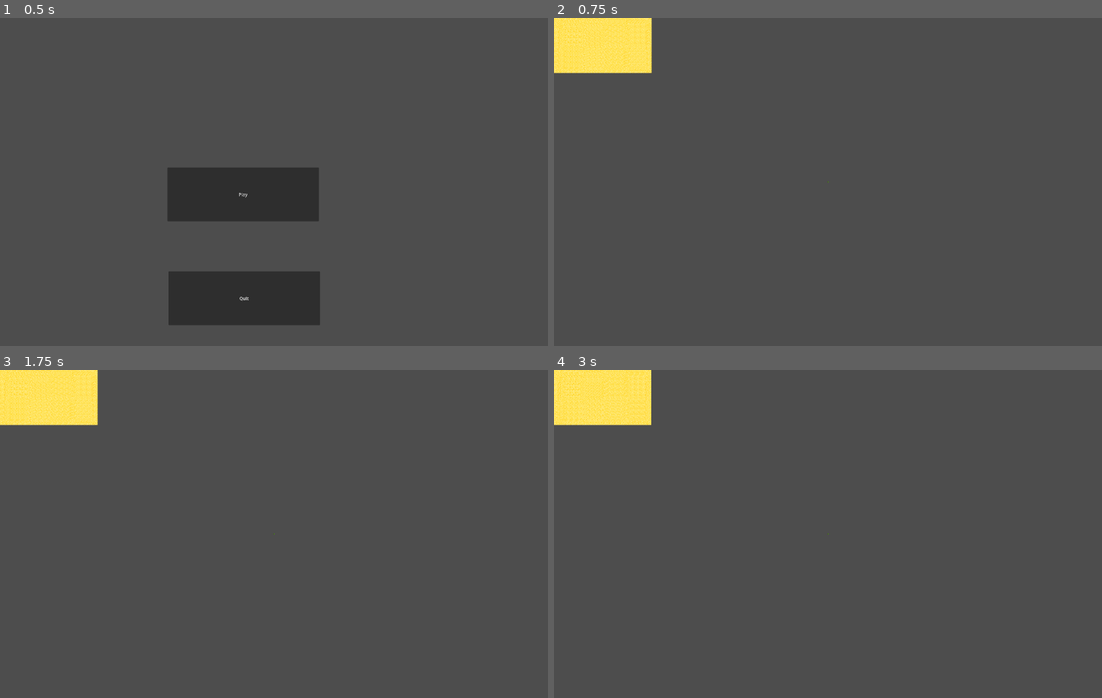
Above: before the commit, frames 1-4 (two rows, left to right).
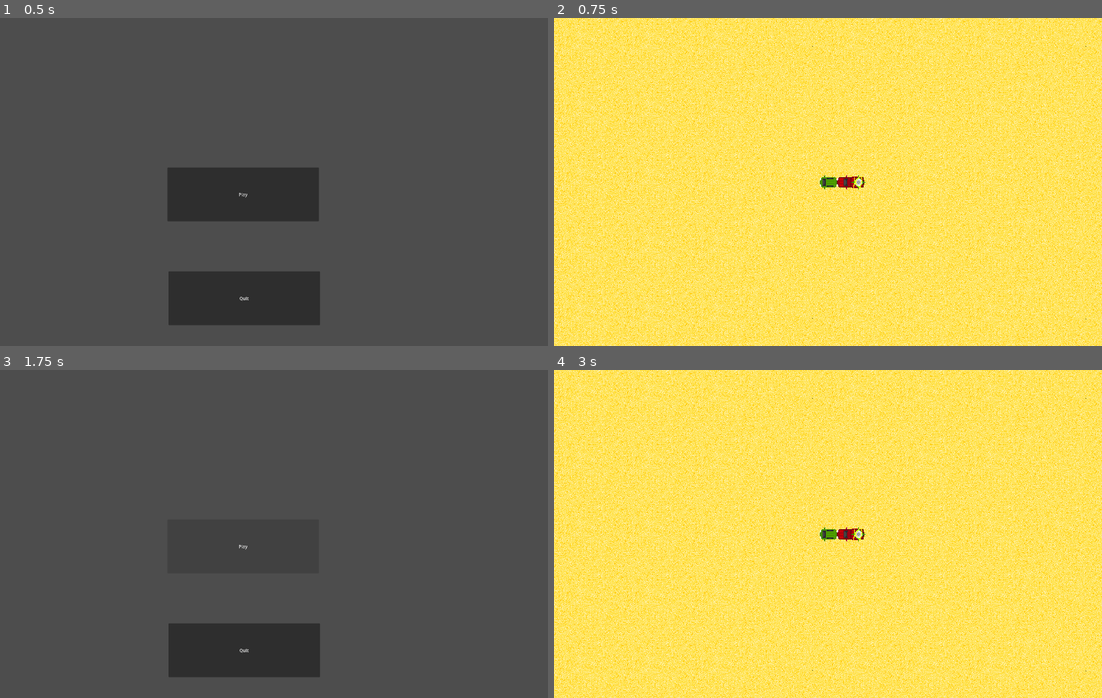
Above: after the commit, the same moments.

Repository: Involuta/ShrinkyDisk
Game: Godot game, scene res://UI/main_menu.tscn
Two runs of this game, one before a commit and one after it. Both use one fixed random seed, a clock stepped at 60 frames per second and the inputs below.
Inputs (mouse positions are in pixels of both pictures, inside the frame that each line leads up to):
- Up to frame 1 (0.5 s): no input
- Up to frame 2 (0.75 s): click "Play" at 0.5 s
- Up to frame 3 (1.75 s): tap Enter at 1.25 s; hold D (TurnRight) from 1.28 s (still down); hold H (SecretBoost) from 1.28 s (still down)
- Up to frame 4 (3 s): release D (TurnRight) at 2 s; release H (SecretBoost) at 2 s; click (795, 547) at 2 s, where only the run after the commit has a clickable "Play"; tap Space at 2.75 s; hold S (Reverse) from 2.78 s (still down); tap H (SecretBoost) at 2.85 s

Frame 1 is identical in both runs. In frame 2, 98% of the frame differs, in the area x 0-100%, y 0-100%; in frame 3, 7.5%; in frame 4, 99%.

Commit message:
Added Truck
Created Truck scene. You can touch the truck, and a response will occur, but the truck doesn't do anything yet.

Diff:
--- a/ShrinkyDisk/DriveLevel/drive_level.tscn
+++ b/ShrinkyDisk/DriveLevel/drive_level.tscn
@@ -1,6 +1,7 @@
-[gd_scene load_steps=4 format=3 uid="uid://cwhd8f1hhlh5v"]
+[gd_scene load_steps=5 format=3 uid="uid://cwhd8f1hhlh5v"]
 
 [ext_resource type="PackedScene" uid="uid://ct0460ejyxucf" path="res://Minivan/minivan.tscn" id="1_m8f4s"]
+[ext_resource type="PackedScene" uid="uid://dlwhvdx4342au" path="res://Truck/truck.tscn" id="2_crsth"]
 [ext_resource type="PackedScene" uid="uid://dlp85y16gr63d" path="res://Ground/ground.tscn" id="2_e6yxi"]
 [ext_resource type="PackedScene" uid="uid://bsflj5nft70uc" path="res://Void/void.tscn" id="3_x653f"]
 
@@ -11,6 +12,9 @@
 z_index = 10
 motion_mode = 0
 
+[node name="Truck" parent="." instance=ExtResource("2_crsth")]
+position = Vector2(56, 1)
+
 [node name="Ground" parent="." instance=ExtResource("2_e6yxi")]
 
 [node name="Void" parent="." instance=ExtResource("3_x653f")]
--- a/ShrinkyDisk/Minivan/PlayerMovement.gd
+++ b/ShrinkyDisk/Minivan/PlayerMovement.gd
@@ -39,6 +39,10 @@
 
 
 func _on_hurtbox_body_entered(body):
+	if "Truck" in body.name:
+		print("You win!")
+		await get_tree().create_timer(1).timeout
+		die()
 	if "VoidSegment" in body.name and !invincible:
 		set_physics_process(false)
 		anim.play("Fall")
--- a/ShrinkyDisk/Minivan/minivan.tscn
+++ b/ShrinkyDisk/Minivan/minivan.tscn
@@ -171,12 +171,12 @@
 }
 
 [node name="Minivan" type="CharacterBody2D"]
-collision_mask = 2
+collision_mask = 3
 motion_mode = 1
 script = ExtResource("1_ida1u")
 
 [node name="Camera2D" type="Camera2D" parent="."]
-zoom = Vector2(0.2, 0.2)
+zoom = Vector2(2.5, 2.5)
 
 [node name="CollisionShape2D" type="CollisionShape2D" parent="."]
 position = Vector2(0.5, 0)
@@ -185,7 +185,7 @@
 [node name="Hurtbox" type="Area2D" parent="."]
 position = Vector2(2.5, -6.97574e-16)
 collision_layer = 0
-collision_mask = 2
+collision_mask = 3
 collision_priority = 10.0
 
 [node name="CollisionShape2D" type="CollisionShape2D" parent="Hurtbox"]
--- /dev/null
+++ b/ShrinkyDisk/Truck/truck.tscn
@@ -0,0 +1,67 @@
+[gd_scene load_steps=6 format=3 uid="uid://dlwhvdx4342au"]
+
+[ext_resource type="Texture2D" uid="uid://8c1ceqf1td0r" path="res://Truck/Truck.png" id="1_87vgm"]
+
+[sub_resource type="Animation" id="Animation_84w5l"]
+resource_name = "Drive"
+tracks/0/type = "value"
+tracks/0/imported = false
+tracks/0/enabled = true
+tracks/0/path = NodePath(".:animation")
+tracks/0/interp = 1
+tracks/0/loop_wrap = true
+tracks/0/keys = {
+"times": PackedFloat32Array(0),
+"transitions": PackedFloat32Array(1),
+"update": 1,
+"values": [&"Drive"]
+}
+tracks/1/type = "value"
+tracks/1/imported = false
+tracks/1/enabled = true
+tracks/1/path = NodePath(".:frame")
+tracks/1/interp = 1
+tracks/1/loop_wrap = true
+tracks/1/keys = {
+"times": PackedFloat32Array(0),
+"transitions": PackedFloat32Array(1),
+"update": 1,
+"values": [0]
+}
+
+[sub_resource type="AnimationLibrary" id="AnimationLibrary_x3pr4"]
+_data = {
+"Drive": SubResource("Animation_84w5l")
+}
+
+[sub_resource type="SpriteFrames" id="SpriteFrames_s5ngb"]
+animations = [{
+"frames": [{
+"duration": 1.0,
+"texture": ExtResource("1_87vgm")
+}],
+"loop": true,
+"name": &"Drive",
+"speed": 5.0
+}]
+
+[sub_resource type="RectangleShape2D" id="RectangleShape2D_wq8qy"]
+size = Vector2(42, 21)
+
+[node name="Truck" type="CharacterBody2D"]
+collision_mask = 3
+
+[node name="AnimationPlayer" type="AnimationPlayer" parent="."]
+root_node = NodePath("../AnimatedSprite2D")
+libraries = {
+"": SubResource("AnimationLibrary_x3pr4")
+}
+
+[node name="AnimatedSprite2D" type="AnimatedSprite2D" parent="."]
+position = Vector2(0, 1)
+sprite_frames = SubResource("SpriteFrames_s5ngb")
+animation = &"Drive"
+
+[node name="CollisionShape2D" type="CollisionShape2D" parent="."]
+position = Vector2(2, -0.5)
+shape = SubResource("RectangleShape2D_wq8qy")
Binary file added: ShrinkyDisk/Truck/Truck.png
Not shown, added: ShrinkyDisk/Truck/Truck.png.import
Not shown, added: ShrinkyDisk/.DS_Store
Not shown, added: ShrinkyDisk/Truck/TruckPixil.pixil
